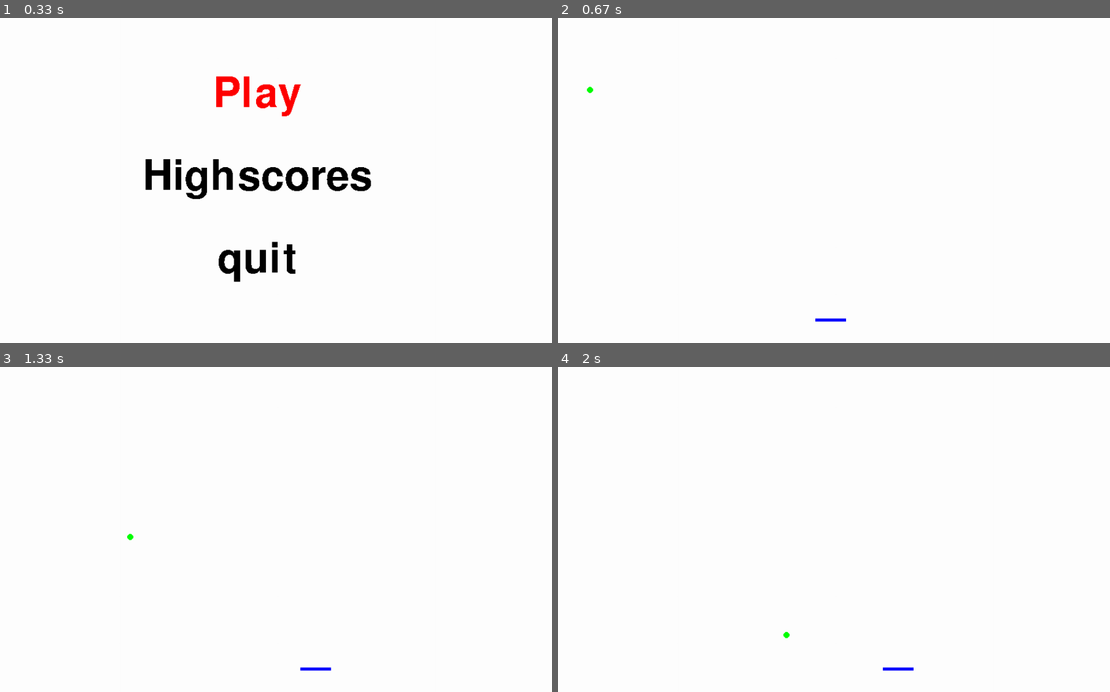
Above: before the commit, frames 1-4 (two rows, left to right).
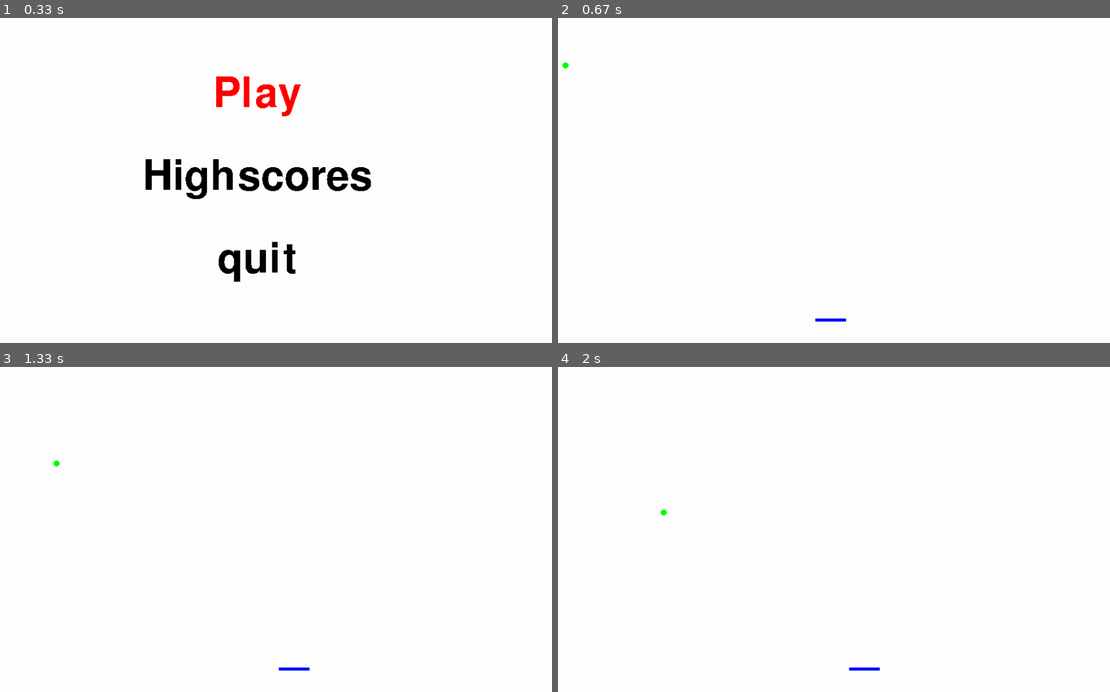
Above: after the commit, the same moments.

Repository: Arcthuruss/breakout
Game: pygame game, started from casse-brique.py
The game is run twice, just before and just after one commit, with the same random seed, the same clock (stepped at 60 frames per second) and the same inputs.
Inputs:
- Up to frame 1 (0.33 s): no input
- Up to frame 2 (0.67 s): tap Enter at 0.33 s
- Up to frame 3 (1.33 s): hold Right from 1.22 s (still down)
- Up to frame 4 (2 s): release Right at 1.68 s; hold Left from 1.72 s (still down)

Frame 1 is identical in both runs. In frame 2, less than 0.1% of the frame differs, in the area x 0-7%, y 13-24%; in frame 3, 0.1%; in frame 4, 0.2%, in the area x 18-65%, y 43-94%.

Commit message:
idk uh monke i just pull now!!

Diff:
--- a/casse-brique.py
+++ b/casse-brique.py
@@ -31,6 +31,7 @@
     pygame.mixer.music.play()
 while difficulty.lives :
 	effacer(fenetre)
+	lives_counter = font.render('Monke !', True, WHITE, RED)
 	balle.avancer()
 	balle.collisions(raquette,briques,(largeur_fenetre, hauteur_fenetre))
 	balle.tracer(fenetre)
--- a/menu.py
+++ b/menu.py
@@ -1,7 +1,7 @@
 from gestion_fenetre import *
 from time import sleep
 
-difficulty = "Lunatic"
+difficulty = "Normal"
 
 def start(fenetre) :
     options = ["Play","Highscores","quit"]
@@ -34,7 +34,7 @@
                     exit()
 
 
- #  TODO access xored highscores and show them
+ #  TODO access xorred highscores and show them
 def show_highscores() :
     pass
 
